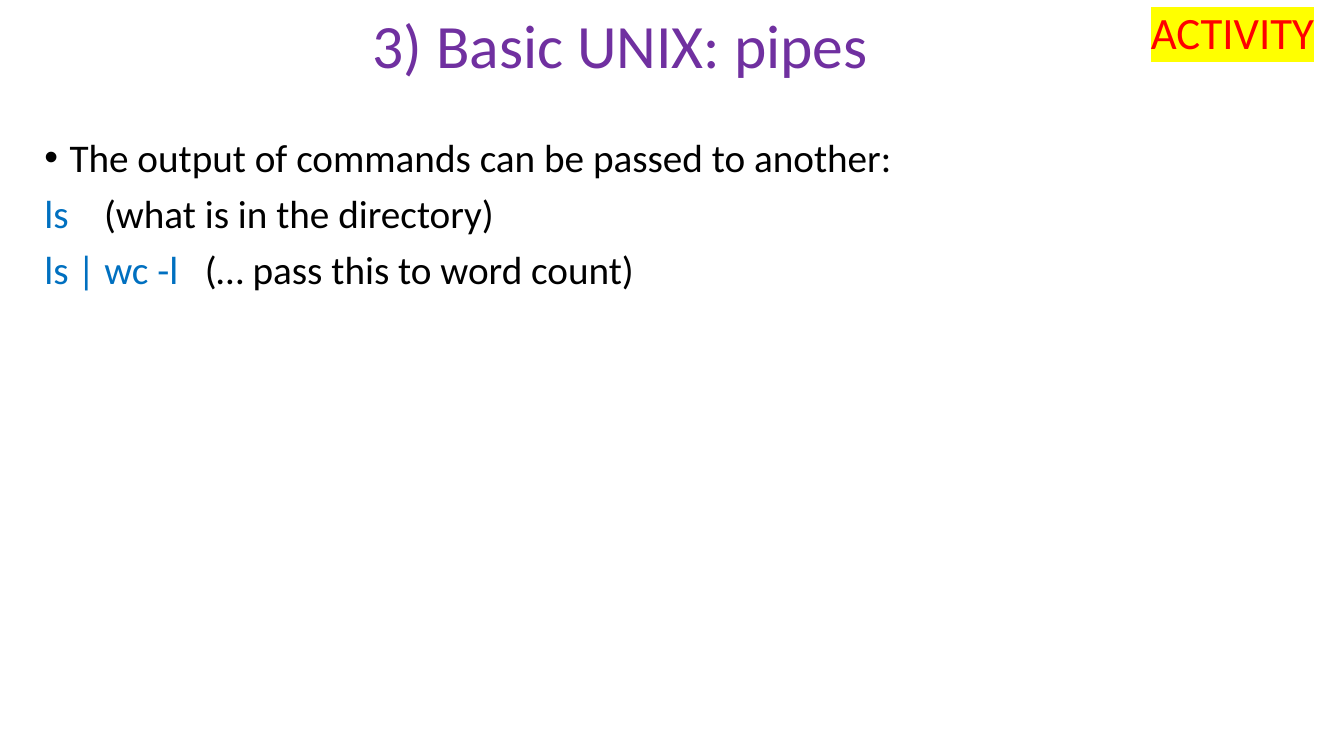
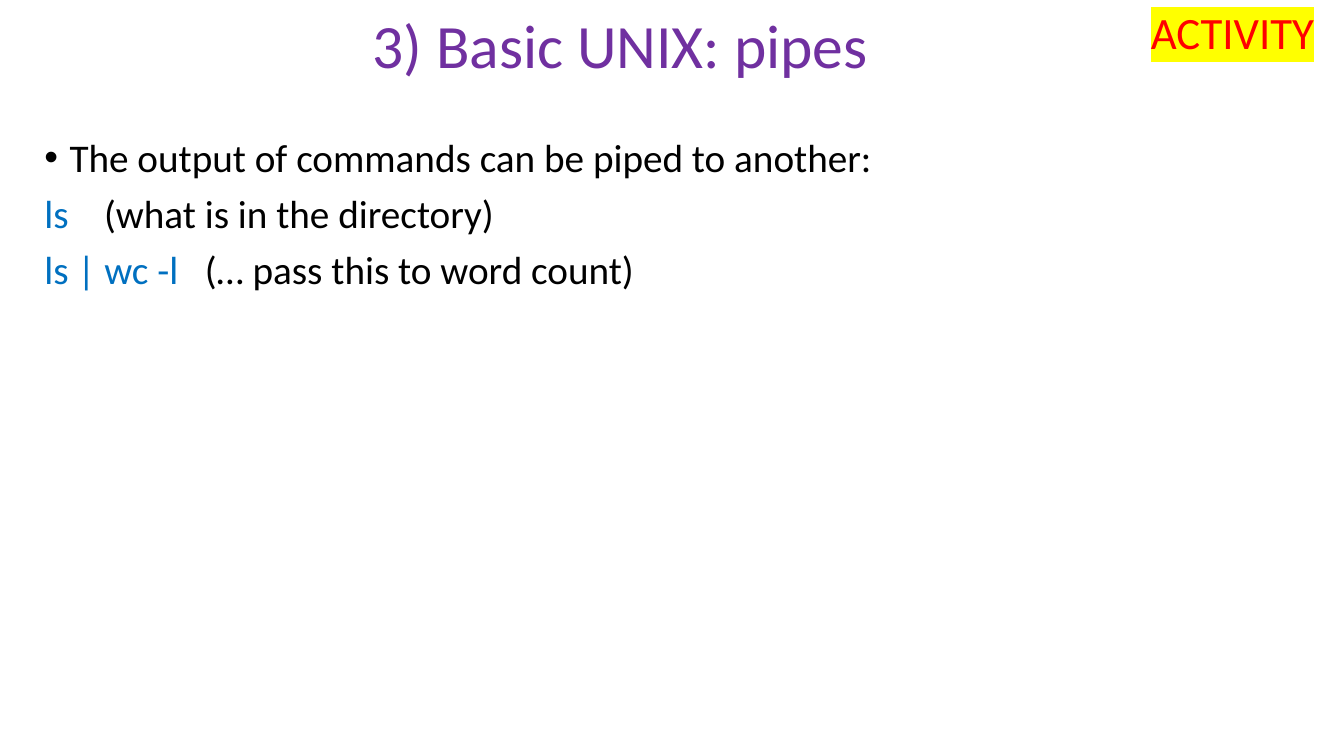
Before and after one commit to peterthorpe5/Sys_admin, a slide deck: slide 10 of cluster_course/powerpoint/3_basic_UNIX.pptx. Drawn at 1344x756 pixels with LibreOffice and Linux fonts; fonts in the diff are those of the drawing. Boxes give left, top, right and bottom in pixels: in the first picture for what was removed or moved away, otherwise in the second. Text is boxed around its words. In the diff, an @@ line names an element or a change of style, - is before the commit and + after.

```diff
--- a/cluster_course/powerpoint/3_basic_UNIX.pptx
+++ b/cluster_course/powerpoint/3_basic_UNIX.pptx
@@ text at (70, 144, 871, 179): text changed @@
-• The output of commands can be passed to another:
+• The output of commands can be piped to another:
```
Also in this commit, not shown: 4 other slides changed, 5 other files.
